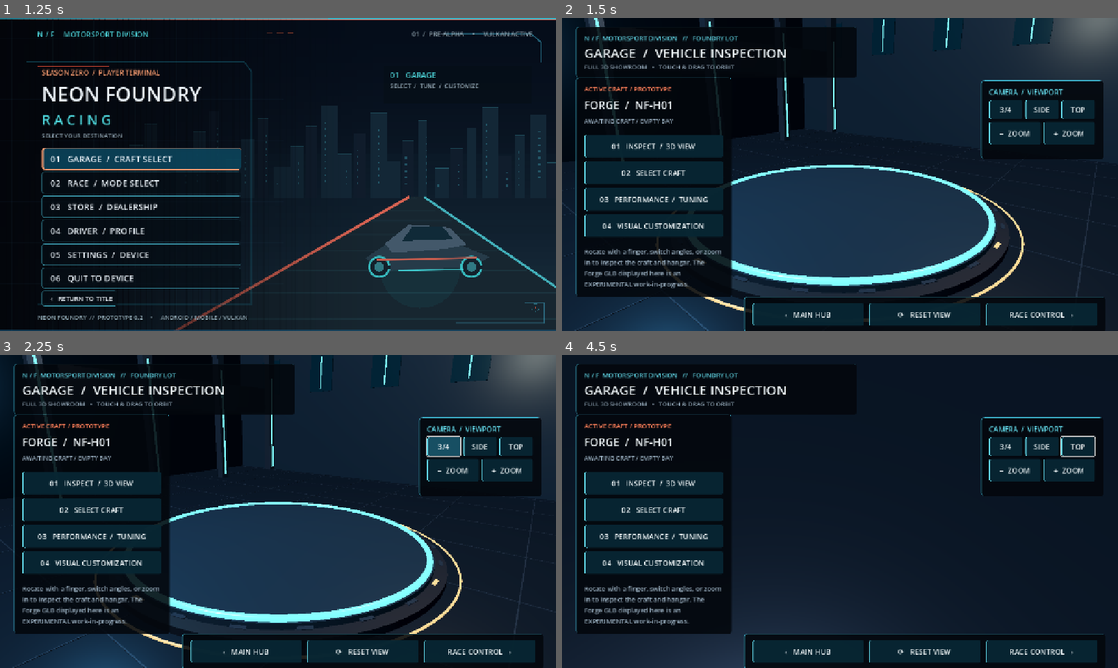
Above: before the commit, frames 1-4 (two rows, left to right).
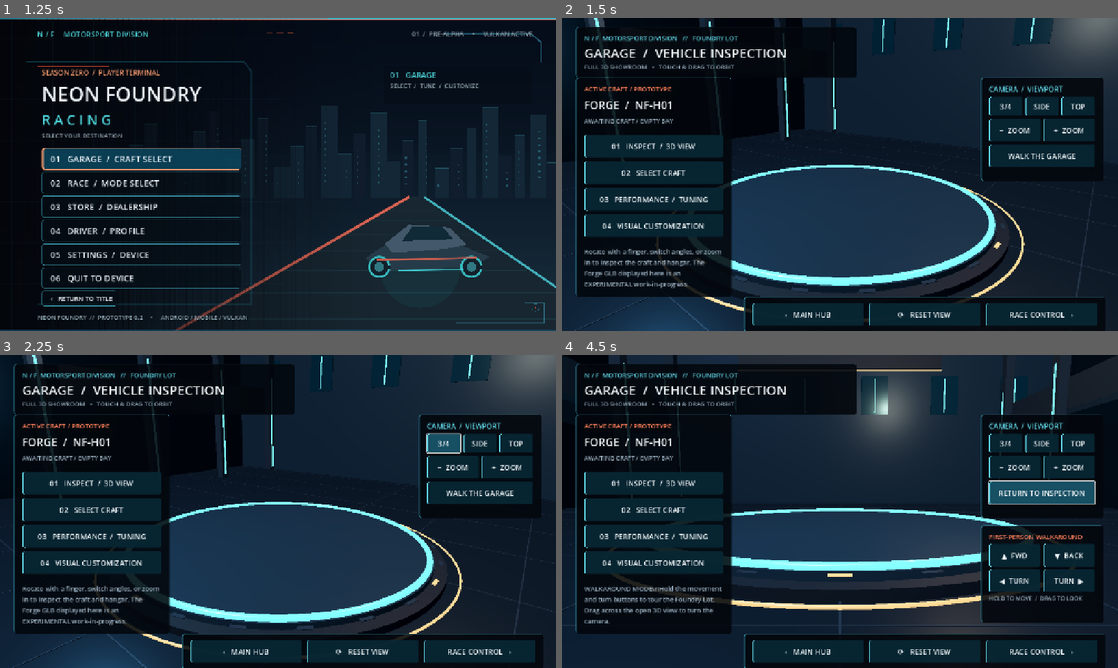
Above: after the commit, the same moments.

Repository: tpylman90-ctrl/NeonFoundry-Racing
Game: Godot game, scene res://scenes/title_menu.tscn
Two runs of this game, one before a commit and one after it. Both use one fixed random seed, a clock stepped at 60 frames per second and the inputs below.
Inputs (mouse positions are in pixels of both pictures, inside the frame that each line leads up to):
- Up to frame 1 (1.25 s): click "›› ENTER THE FOUNDRY" at 0.5 s
- Up to frame 2 (1.5 s): click "01 GARAGE / CRAFT SELECT" at 1.25 s
- Up to frame 3 (2.25 s): click "3/4" at 2 s
- Up to frame 4 (4.5 s): click "SIDE" at 2.75 s; click "TOP" at 3.5 s; click (1040, 492) at 4.25 s, where only the run after the commit has a clickable "WALK THE GARAGE"

Frame 1 is identical in both runs. In frame 2, 2.6% of the frame differs, in the area x 75-98%, y 18-53%; in frame 3, 2.6%; in frame 4, 23%, in the area x 0-100%, y 0-100%.

Commit message:
Introduce mobile-friendly first-person showroom walkaround in the dedicated garage

Diff:
--- a/game/scripts/garage_page.gd
+++ b/game/scripts/garage_page.gd
@@ -24,6 +24,13 @@
 var _bay_state: String = "inspect"
 var _view_button: Button
 var _stage_status: Label
+var _walk_mode: bool = false
+var _walk_position: Vector3 = Vector3(0, 1.75, 11)
+var _walk_yaw: float = 0.0
+var _walk_forward: float = 0.0
+var _walk_turn: float = 0.0
+var _walk_pad: PanelContainer
+var _walk_toggle: Button
 
 func _ready() -> void:
 	_build_3d_stage()
@@ -32,6 +39,18 @@
 	set_process(true)
 
 func _process(delta: float) -> void:
+	if _walk_mode:
+		_walk_yaw += _walk_turn * delta * 1.75
+		_walk_position += Vector3(-sin(_walk_yaw), 0, -cos(_walk_yaw)) * _walk_forward * delta * 4.6
+		_walk_position.x = clampf(_walk_position.x, -17.0, 17.0)
+		_walk_position.z = clampf(_walk_position.z, -15.0, 14.0)
+		var ground_radius: float = Vector2(_walk_position.x, _walk_position.z).length()
+		if ground_radius < 6.35:
+			var safe: Vector2 = Vector2(_walk_position.x, _walk_position.z).normalized() * 6.35
+			if ground_radius < 0.01:
+				safe = Vector2(0, 6.35)
+			_walk_position.x = safe.x
+			_walk_position.z = safe.y
 	_refresh_camera(delta)
 
 func _material(color: Color, metal: float = 0.0, rough: float = 0.55, glow: bool = false) -> StandardMaterial3D:
@@ -234,6 +253,10 @@
 func _refresh_camera(delta: float) -> void:
 	if _camera == null:
 		return
+	if _walk_mode:
+		_camera.position = _walk_position
+		_camera.look_at(_walk_position + Vector3(-sin(_walk_yaw), -0.09, -cos(_walk_yaw)), Vector3.UP)
+		return
 	var blend: float = clampf(delta * 9.0, 0.0, 1.0)
 	_yaw = lerp_angle(_yaw, _target_yaw, blend)
 	_pitch = lerpf(_pitch, _target_pitch, blend)
@@ -246,8 +269,11 @@
 	if not visible:
 		return
 	if event is InputEventScreenDrag:
-		_target_yaw -= event.relative.x * 0.007
-		_target_pitch = clampf(_target_pitch + event.relative.y * 0.005, -0.15, 1.1)
+		if _walk_mode:
+			_walk_yaw -= event.relative.x * 0.006
+		else:
+			_target_yaw -= event.relative.x * 0.007
+			_target_pitch = clampf(_target_pitch + event.relative.y * 0.005, -0.15, 1.1)
 		get_viewport().set_input_as_handled()
 	elif event is InputEventMouseButton:
 		if event.button_index == MOUSE_BUTTON_LEFT:
@@ -257,8 +283,11 @@
 		elif event.pressed and event.button_index == MOUSE_BUTTON_WHEEL_DOWN:
 			_target_distance = minf(20.0, _target_distance + 1.0)
 	elif event is InputEventMouseMotion and _dragging:
-		_target_yaw -= event.relative.x * 0.007
-		_target_pitch = clampf(_target_pitch + event.relative.y * 0.005, -0.15, 1.1)
+		if _walk_mode:
+			_walk_yaw -= event.relative.x * 0.006
+		else:
+			_target_yaw -= event.relative.x * 0.007
+			_target_pitch = clampf(_target_pitch + event.relative.y * 0.005, -0.15, 1.1)
 
 func _label(value: String, size_px: int, color: Color) -> Label:
 	var label := Label.new()
@@ -339,7 +368,7 @@
 	_detail.size_flags_vertical = Control.SIZE_EXPAND_FILL
 	tools.add_child(_detail)
 
-	var camera_panel := _panel(0.753, 0.20, 0.974, 0.45)
+	var camera_panel := _panel(0.753, 0.19, 0.974, 0.52)
 	var views := VBoxContainer.new()
 	views.add_theme_constant_override("separation", 7)
 	camera_panel.add_child(views)
@@ -365,6 +394,42 @@
 	zoom_row.add_child(plus)
 	minus.size_flags_horizontal = Control.SIZE_EXPAND_FILL
 	plus.size_flags_horizontal = Control.SIZE_EXPAND_FILL
+	_walk_toggle = _button("WALK THE GARAGE", _toggle_walk)
+	views.add_child(_walk_toggle)
+
+	_walk_pad = _panel(0.753, 0.545, 0.974, 0.855)
+	var walk_content := VBoxContainer.new()
+	walk_content.add_theme_constant_override("separation", 6)
+	_walk_pad.add_child(walk_content)
+	walk_content.add_child(_label("FIRST-PERSON WALKAROUND", 15, ORANGE))
+	var motion_row := HBoxContainer.new()
+	motion_row.add_theme_constant_override("separation", 7)
+	walk_content.add_child(motion_row)
+	var forwards: Button = _button("▲  FWD", func() -> void: pass)
+	var backwards: Button = _button("▼  BACK", func() -> void: pass)
+	forwards.size_flags_horizontal = Control.SIZE_EXPAND_FILL
+	backwards.size_flags_horizontal = Control.SIZE_EXPAND_FILL
+	motion_row.add_child(forwards)
+	motion_row.add_child(backwards)
+	forwards.button_down.connect(func() -> void: _walk_forward = 1.0)
+	forwards.button_up.connect(func() -> void: _walk_forward = 0.0)
+	backwards.button_down.connect(func() -> void: _walk_forward = -1.0)
+	backwards.button_up.connect(func() -> void: _walk_forward = 0.0)
+	var turn_row := HBoxContainer.new()
+	turn_row.add_theme_constant_override("separation", 7)
+	walk_content.add_child(turn_row)
+	var left: Button = _button("◀  TURN", func() -> void: pass)
+	var right: Button = _button("TURN  ▶", func() -> void: pass)
+	left.size_flags_horizontal = Control.SIZE_EXPAND_FILL
+	right.size_flags_horizontal = Control.SIZE_EXPAND_FILL
+	turn_row.add_child(left)
+	turn_row.add_child(right)
+	left.button_down.connect(func() -> void: _walk_turn = -1.0)
+	left.button_up.connect(func() -> void: _walk_turn = 0.0)
+	right.button_down.connect(func() -> void: _walk_turn = 1.0)
+	right.button_up.connect(func() -> void: _walk_turn = 0.0)
+	walk_content.add_child(_label("HOLD TO MOVE  /  DRAG TO LOOK", 13, MUTED))
+	_walk_pad.visible = false
 
 	var bottom := _panel(0.327, 0.89, 0.977, 0.978)
 	var action_row := HBoxContainer.new()
@@ -395,10 +460,20 @@
 	_detail.text = "CUSTOMIZATION BAY\nFuture systems: paint, material layers, armor accents, decals and propulsion FX. No model textures are changed in this prototype."
 
 func _move_view(yaw: float, pitch: float, distance: float) -> void:
+	if _walk_mode:
+		_toggle_walk()
 	_target_yaw = yaw
 	_target_pitch = pitch
 	_target_distance = distance
 
+func _toggle_walk() -> void:
+	_walk_mode = not _walk_mode
+	_walk_forward = 0.0
+	_walk_turn = 0.0
+	_walk_pad.visible = _walk_mode
+	_walk_toggle.text = "RETURN TO INSPECTION" if _walk_mode else "WALK THE GARAGE"
+	_detail.text = "WALKAROUND MODE\\nHold the movement and turn buttons to tour the Foundry Lot. Drag across the open 3D view to turn the camera." if _walk_mode else "INSPECTION MODE\\nTouch-drag to orbit around the model. Use the camera presets for detail study."
+
 func _zoom(amount: float) -> void:
 	_target_distance = clampf(_target_distance + amount, 6.8, 20.0)
 
--- a/game/tests/menu_smoke_test.gd
+++ b/game/tests/menu_smoke_test.gd
@@ -31,6 +31,10 @@
 	assert(menu.get_node("ImmersiveGarage/Garage3D/GarageViewport/FoundryLot") != null)
 	menu._garage_page._move_view(1.57, 0.15, 12.3)
 	menu._garage_page._zoom(-1.0)
+	menu._garage_page._toggle_walk()
+	assert(menu._garage_page._walk_mode)
+	menu._garage_page._toggle_walk()
+	assert(not menu._garage_page._walk_mode)
 	menu._garage_page._show_tuning()
 	assert(menu._garage_page._bay_state == "tuning")
 	menu._garage_page._show_cosmetic()
Not shown, changed: docs/MENU_FLOW.md
